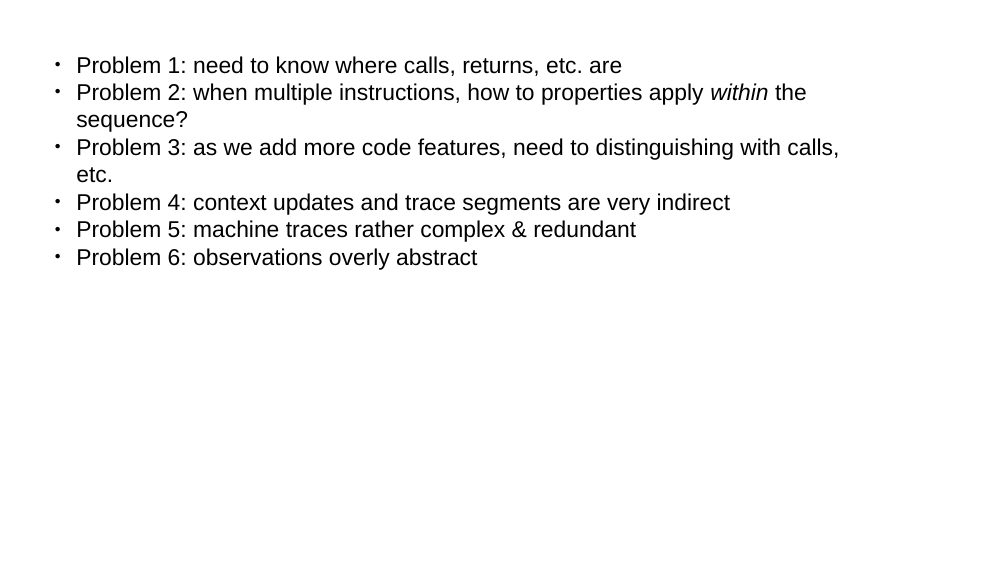
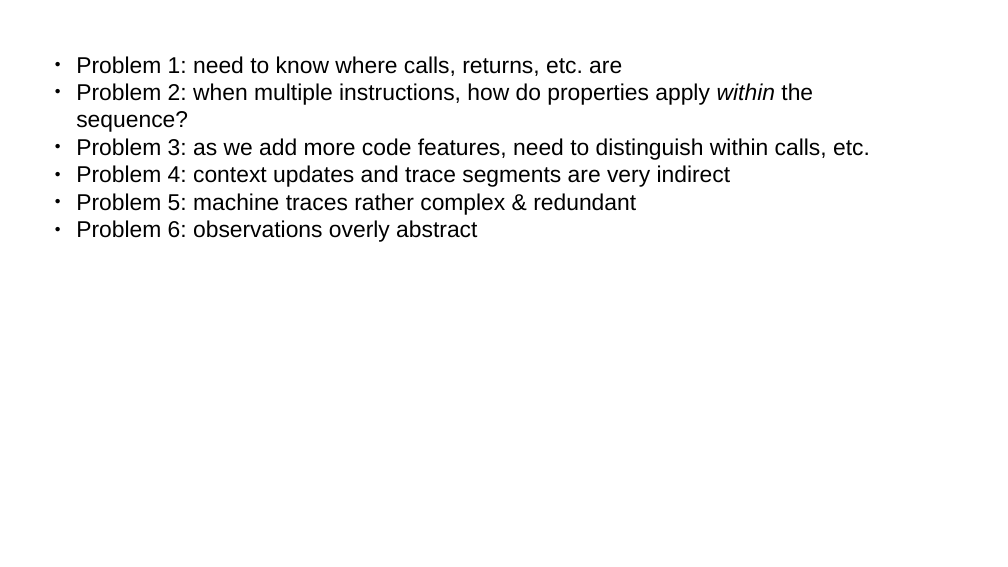
Before and after one commit to bcpierce00/interfering, a slide deck: slide 1 of submission5/StackPres.odp (slide 3 before the commit). Drawn at 1008x567 pixels with LibreOffice and Linux fonts; fonts in the diff are those of the drawing. Boxes give left, top, right and bottom in pixels: in the first picture for what was removed or moved away, otherwise in the second. Text is boxed around its words. In the diff, an @@ line names an element or a change of style, - is before the commit and + after.

```diff
--- a/submission5/StackPres.odp
+++ b/submission5/StackPres.odp
@@ text at [76, 83, 870, 160]: text changed @@
-● Problem 2: when multiple instructions, how to properties apply within the sequence?
-● Problem 3: as we add more code features, need to distinguishing with calls, etc.
+● Problem 2: when multiple instructions, how do properties apply within the sequence?
+● Problem 3: as we add more code features, need to distinguish within calls, etc.
```
Also in this commit, not shown: 1 other slide changed, 8 slides added, 5 slides removed, 1 other file.
